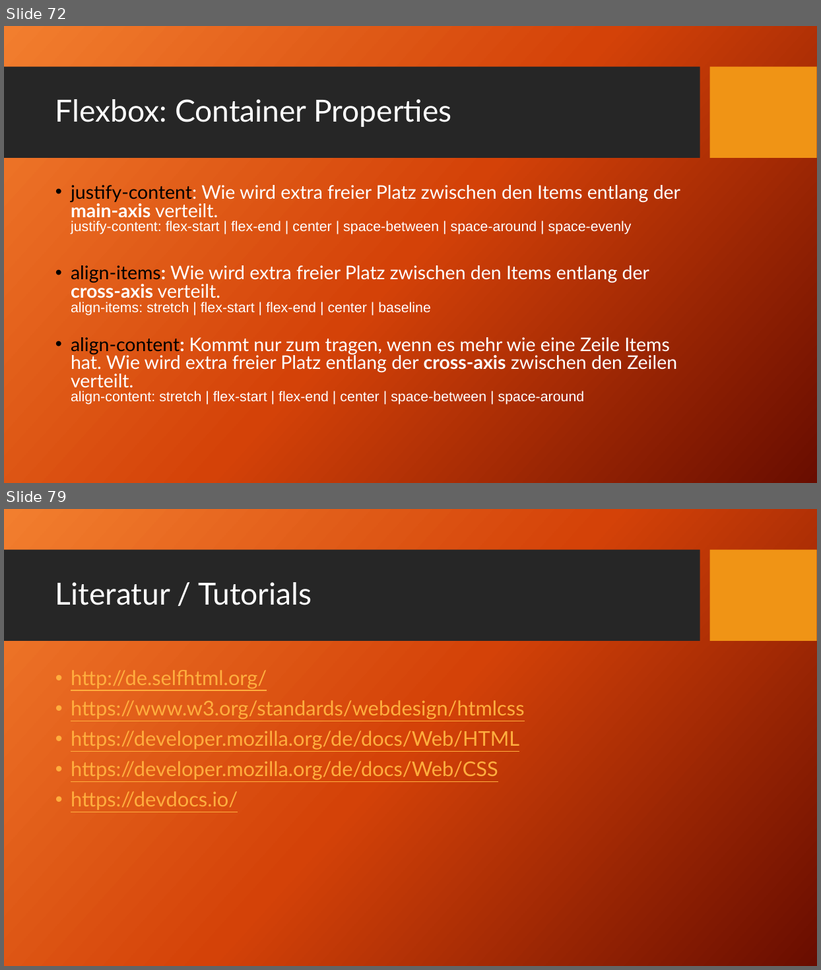
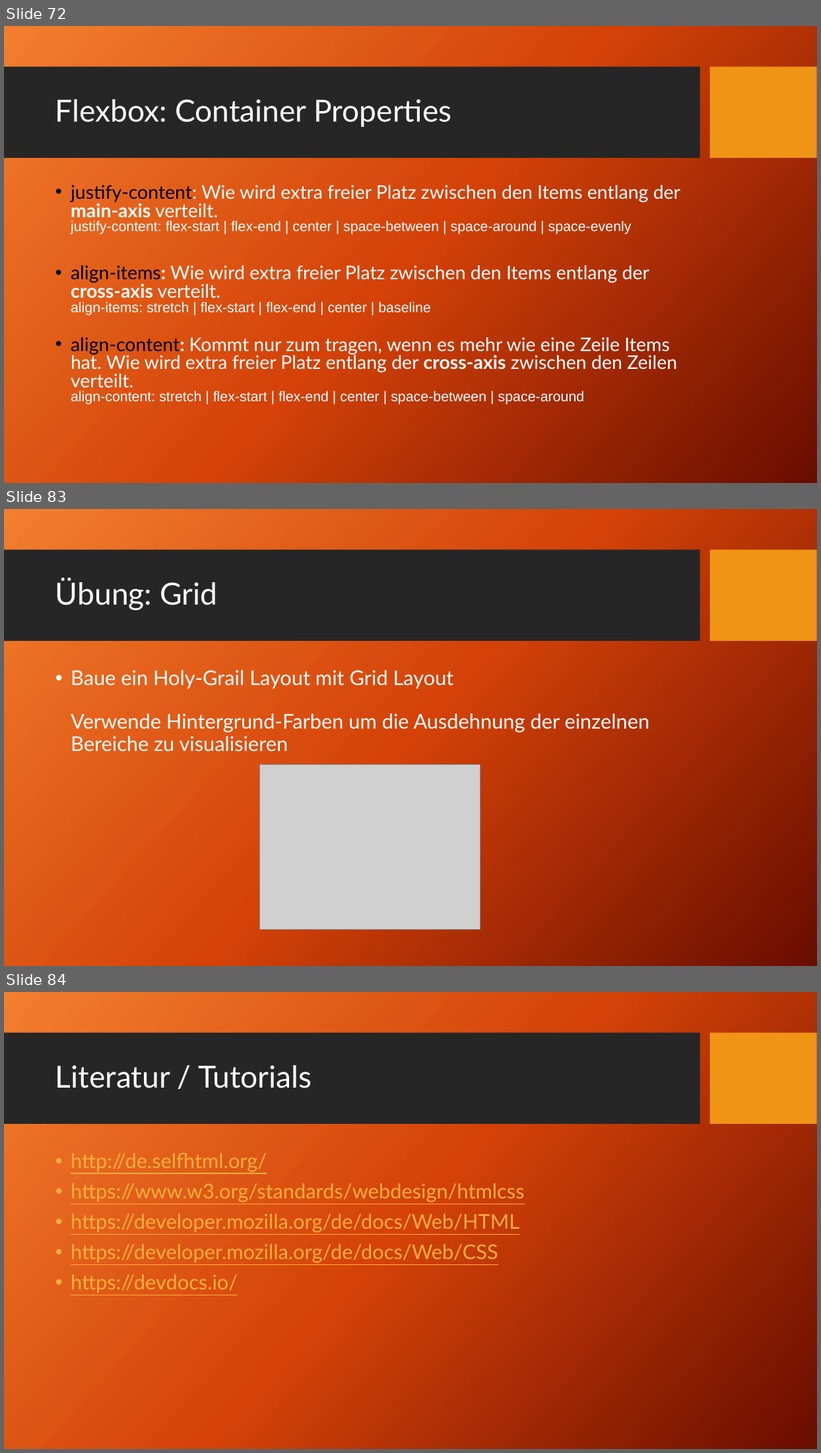
Before and after one commit to TomFrey/htmlCssBasicUebungen, a slide deck: html Schulung.pptx. Shown one above the other, each under a label of ours: slides 72 and 79 before the commit, slides 72, 83 and 84 after it; the slides between them are not shown. The pictures are 821x970 and 821x1453 pixels, drawn with LibreOffice and Linux fonts; fonts in the diff are those of the drawing; grey boxes stand for pictures; background and template pictures are left out. Boxes give left, top, right and bottom in pixels: in the first picture for what was removed or moved away, otherwise in the second. Text is boxed around its words. In the diff, an @@ line names an element or a change of style, - is before the commit and + after.

Commit message:
css Grid zur PowerPoint Präsentation hinzugefügt.

```diff
--- a/html Schulung.pptx
+++ b/html Schulung.pptx
@@ slide 83 added at [4, 509, 817, 966], background picture (left out); not listed: 2 template elements that a slide beside it also shows @@
@@ title added at [55, 578, 217, 611], 36 pt, text #FFFFFF @@
+Übung: Grid
@@ text added at [71, 670, 650, 752], 24 pt, text #FFFFFF @@
+• Baue ein Holy-Grail Layout mit Grid Layout
+  Verwende Hintergrund-Farben um die Ausdehnung der einzelnen Bereiche zu visualisieren
@@ picture added at [259, 764, 481, 929] @@
@@ what was slide 79 is now slide 84 @@
```
Also in this commit, not shown: 3 slides changed, 7 other slides added, 3 slides removed.
